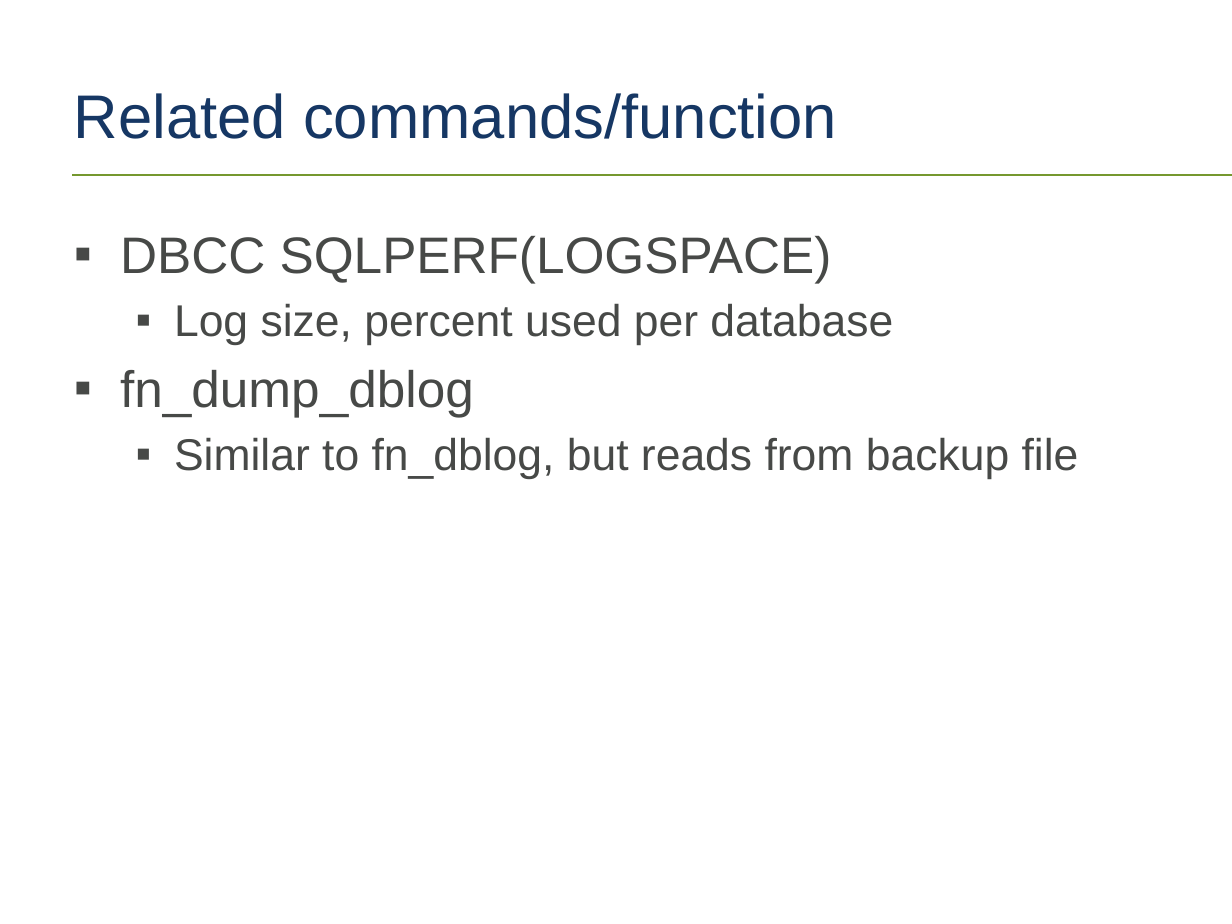
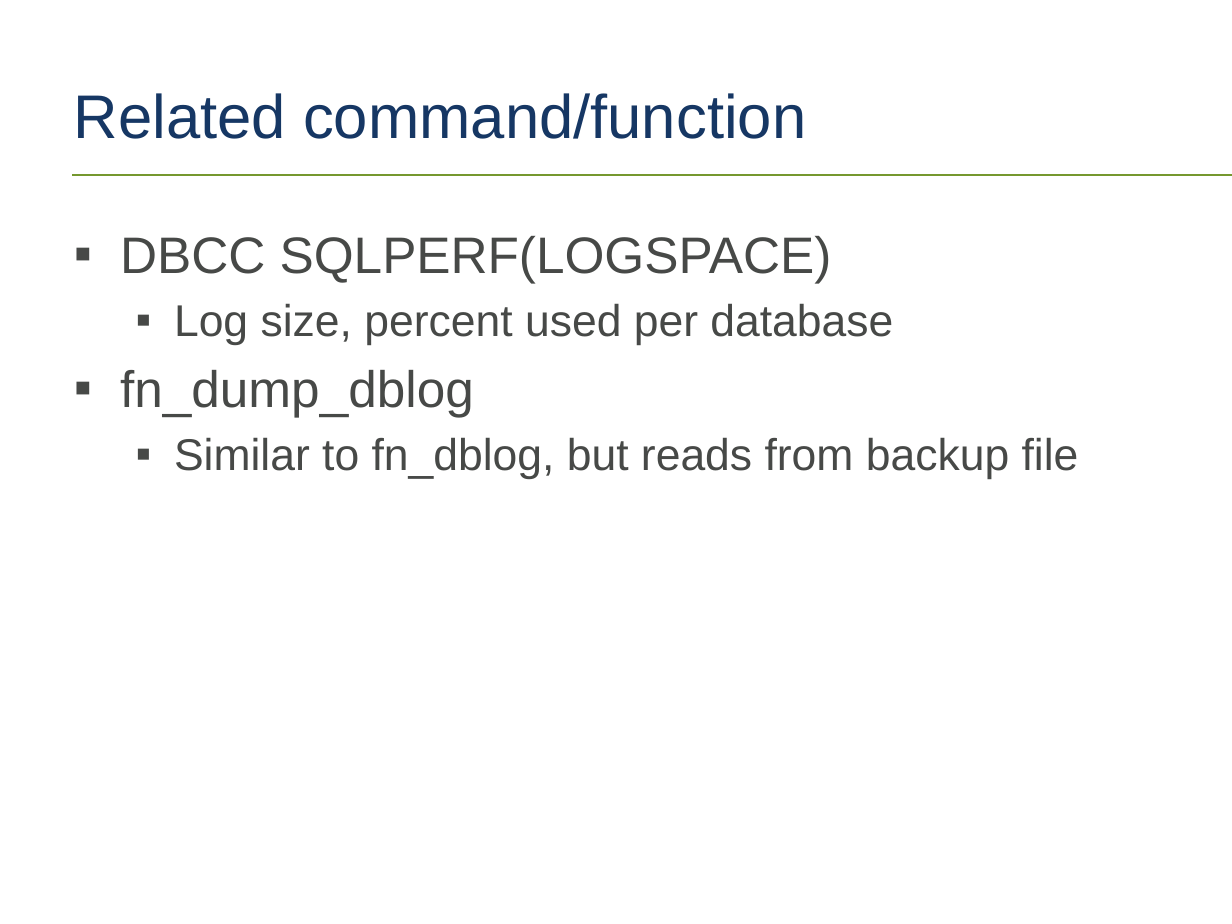
Before and after one commit to tf3604/LogFilePresentation, a slide deck: slide 28 of TransactionLog.pptx. Drawn at 1232x924 pixels with LibreOffice and Linux fonts; fonts in the diff are those of the drawing; background and template pictures are left out. Boxes give left, top, right and bottom in pixels: in the first picture for what was removed or moved away, otherwise in the second. Text is boxed around its words. In the diff, an @@ line names an element or a change of style, - is before the commit and + after.

```diff
--- a/TransactionLog.pptx
+++ b/TransactionLog.pptx
@@ title at [74, 93, 806, 139]: text changed @@
-Related commands/function
+Related command/function
```
Also in this commit, not shown: 2 other slides changed.
